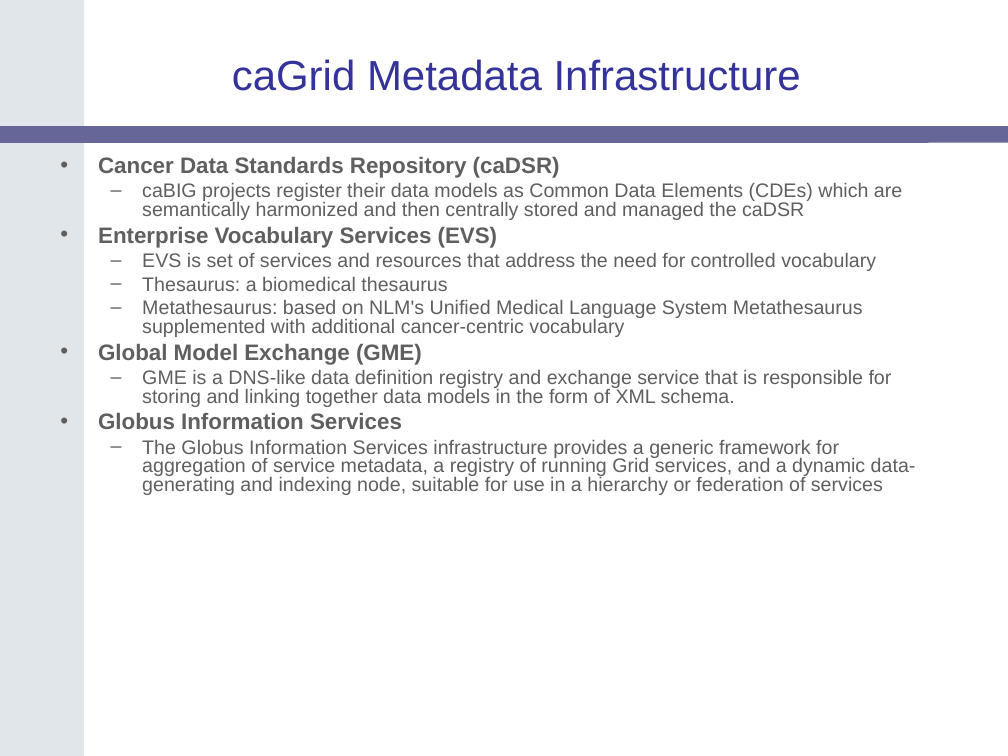
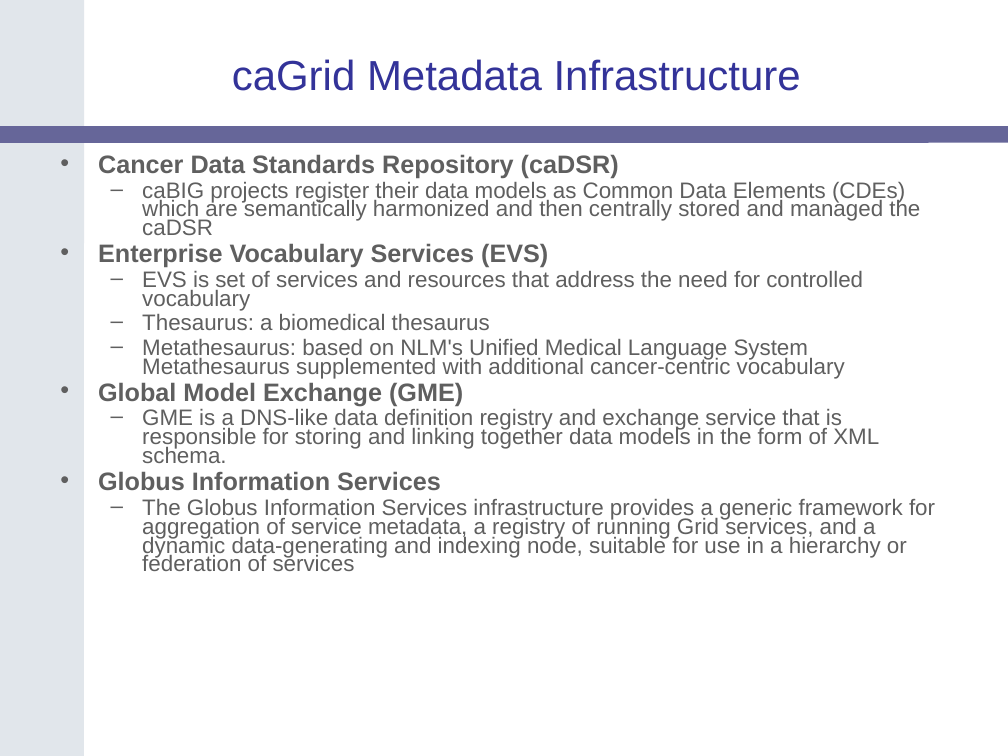
Before and after one commit to NCIP/cagrid-docs, a slide deck: slide 8 of presentations/200604_AnnualMeeting/caGrid-1.0-Architecture_caBIG-Annual-Meeting06.ppt. Drawn at 1008x756 pixels with LibreOffice and Linux fonts; fonts in the diff are those of the drawing; background and template pictures are left out. Boxes give left, top, right and bottom in pixels: in the first picture for what was removed or moved away, otherwise in the second. Text is boxed around its words. In the diff, an @@ line names an element or a change of style, - is before the commit and + after.

```diff
--- a/presentations/200604_AnnualMeeting/caGrid-1.0-Architecture_caBIG-Annual-Meeting06.ppt
+++ b/presentations/200604_AnnualMeeting/caGrid-1.0-Architecture_caBIG-Annual-Meeting06.ppt
@@ text "Cancer Data Standards Repository (caDSR)" at bbox=[98, 154, 935, 571]: size 16 to 18 pt in "Cancer Data Standards Repository (caDSR)", "Enterprise Vocabulary Services (EVS)", "Global Model Exchange (GME)", "Globus Information Services"; size 14 to 16 pt in "caBIG projects register their data models as ...", "EVS is set of services and resources ...", "Thesaurus: a biomedical thesaurus", "Metathesaurus: based on NLM's Unified Medical Language ..." and 2 more places; line spacing 0.8 to 0.7 @@
```
Also in this commit, not shown: 3 other slides changed.
